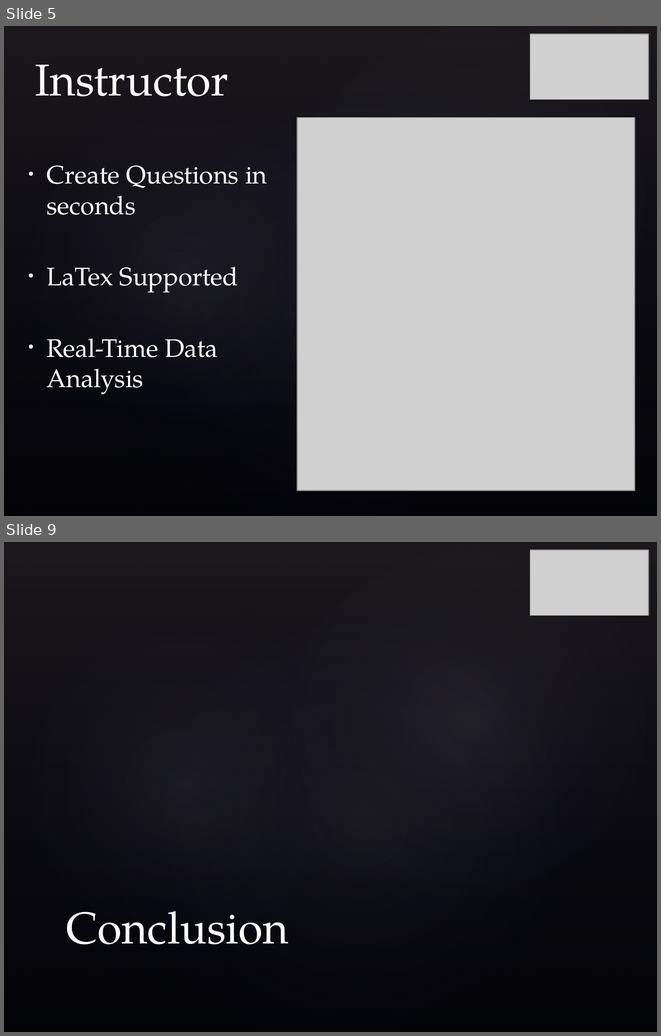
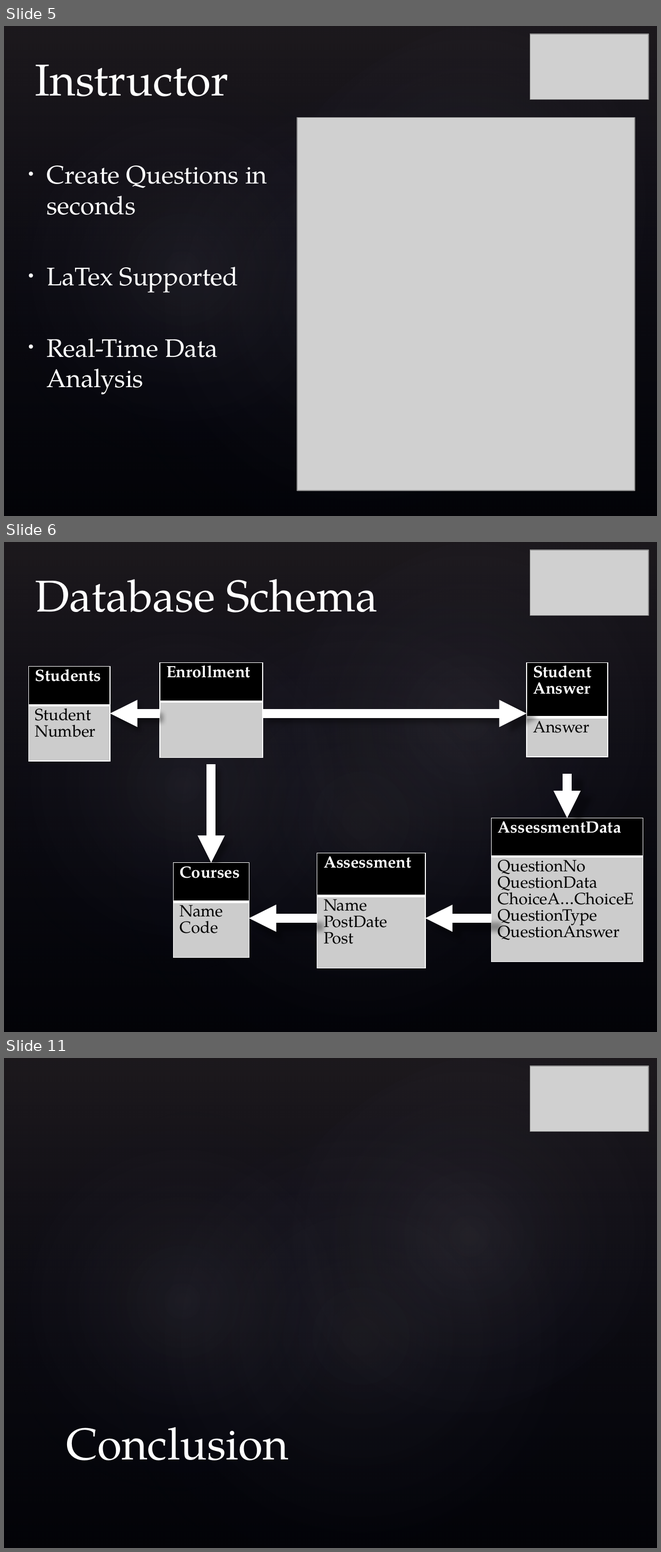
Before and after one commit to hadimuhammad/InPress, a slide deck: Documentation/Presentation.pptx. Shown one above the other, each under a label of ours: slides 5 and 9 before the commit, slides 5, 6 and 11 after it; the slides between them are not shown. The pictures are 661x1036 and 661x1552 pixels, drawn with LibreOffice and Linux fonts; fonts in the diff are those of the drawing; grey boxes stand for pictures; background and template pictures are left out. Boxes give left, top, right and bottom in pixels: in the first picture for what was removed or moved away, otherwise in the second. Text is boxed around its words. In the diff, an @@ line names an element or a change of style, - is before the commit and + after.

```diff
--- a/Documentation/Presentation.pptx
+++ b/Documentation/Presentation.pptx
@@ slide 6 added at bbox=[4, 542, 657, 1032], background picture (left out); not listed: 4 template elements that a slide beside it also shows @@
@@ picture added at bbox=[530, 550, 648, 615] @@
@@ title added at bbox=[35, 579, 378, 612], 49 pt, text #FFFFFF @@
+Database Schema
@@ table added at bbox=[29, 666, 111, 767], 2 rows, 1 columns @@
+Students
+Student Number
@@ table added at bbox=[160, 663, 263, 764], 2 rows, 1 columns @@
+Enrollment
+
@@ table added at bbox=[527, 663, 607, 774], 2 rows, 1 columns @@
+Student / Answer
+Answer
@@ arrow added from (160, 713) to (111, 713), #FFFFFF 10 pt @@
@@ arrow added from (263, 713) to (527, 713), #FFFFFF 10 pt @@
@@ arrow added from (211, 764) to (211, 863), #FFFFFF 10 pt @@
@@ arrow added from (567, 774) to (567, 818), #FFFFFF 10 pt @@
@@ table added at bbox=[491, 818, 643, 987], 2 rows, 1 columns @@
+AssessmentData
+QuestionNo / QuestionData / ChoiceA…ChoiceE / QuestionType / QuestionAnswer
@@ table added at bbox=[317, 853, 425, 983], 2 rows, 1 columns @@
+Assessment
+Name / PostDate / Post
@@ table added at bbox=[173, 863, 249, 973], 2 rows, 1 columns @@
+Courses
+Name / Code
@@ arrow added from (317, 918) to (249, 918), #FFFFFF 10 pt @@
@@ arrow added from (491, 918) to (425, 918), #FFFFFF 10 pt @@
@@ what was slide 9 is now slide 11 @@
```
Also in this commit, not shown: 2 slides changed, 2 other slides added, 1 slide removed.
